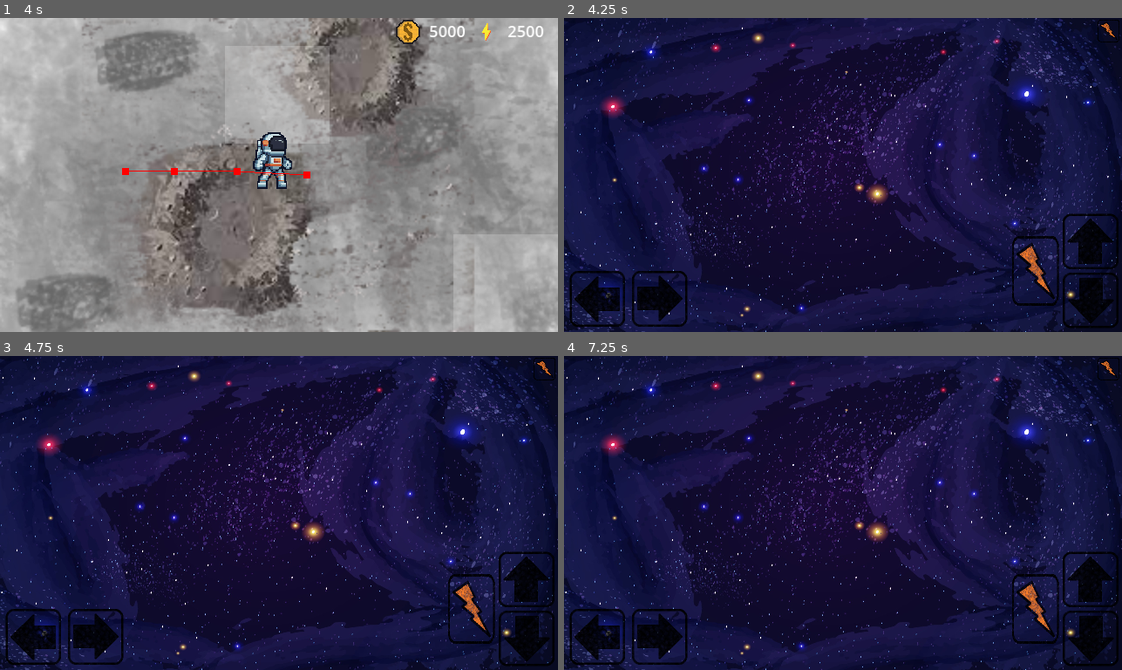
Above: before the commit, frames 1-4 (two rows, left to right).
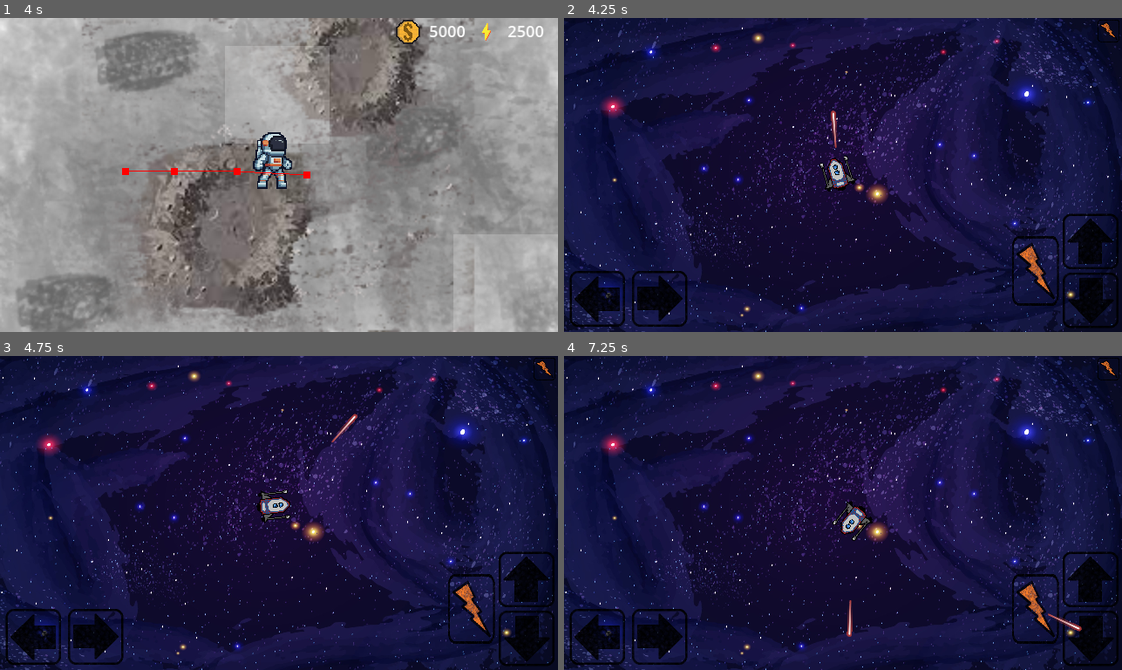
Above: after the commit, the same moments.

Repository: AmirKarma/MESSAG
Game: Godot game, scene res://Welt/world.tscn
Same seed, same stepped clock (60 frames per second), same inputs: the game is played once before the commit and once after it.
Inputs (mouse positions are in pixels of both pictures, inside the frame that each line leads up to):
- Up to frame 1 (4 s): move the mouse to (251, 237) at 0.52 s; hold Space (schuss) 0.53-1.28 s; hold Right (rechts) 0.53-2.03 s; tap Up (vor) at 0.8, 1.35, 3.05 s; move the mouse to (446, 222) at 1.27 s; tap Down (zurueck) at 1.55, 2.1, 3.8 s; move the mouse to (111, 127) at 2.02 s; hold Space (schuss) 2.03-2.78 s; hold Left (links) from 2.03 s (still down); move the mouse to (306, 175) at 2.77 s; click (306, 175) at 2.85 s; move the mouse to (195, 96) at 3.52 s; hold Space (schuss) from 3.53 s (still down)
- Up to frame 2 (4.25 s): keep holding Left (links); keep holding Space (schuss); tap M (debug) at 4.15 s
- Up to frame 3 (4.75 s): move the mouse to (401, 497) at 4.27 s; release Left (links) at 4.28 s; release Space (schuss) at 4.28 s; hold Right (rechts) from 4.28 s (still down); tap Up (vor) at 4.35 s; tap Space (schuss) at 4.55 s
- Up to frame 4 (7.25 s): keep holding Right (rechts); tap R (reset, bound only after the commit) at 4.9 s; move the mouse to (731, 528) at 5.02 s; tap Down (zurueck) at 5.1, 6.05 s; tap Up (vor) at 5.3, 6.6 s; move the mouse to (898, 443) at 5.77 s; tap Space (schuss) at 5.85 s; move the mouse to (815, 575) at 6.52 s; hold Space (schuss) from 6.53 s (still down)

Frame 1 is identical in both runs. In frame 2, 0.5% of the frame differs, in the area x 45-53%, y 29-56%; in frame 3, 0.5%; in frame 4, 0.6%, in the area x 48-93%, y 46-90%.

Commit message:
WarpAroundtheWorld+FloatingMovement+Accelerate&Break

Diff:
--- a/View/Minigame1/minigame_1.gd
+++ b/View/Minigame1/minigame_1.gd
@@ -1,9 +1,14 @@
 extends Node2D
 
+@onready var spieler_spawn_pos = $StartPosition
+@onready var schuss_container = $SchussContainer
+@onready var Kanone = $Kanone
+@onready var raumschiff = $Raumschiff
 
-# Called when the node enters the scene tree for the first time.
+
 func _ready():
-	pass # Replace with function body.
+	raumschiff.connect("kanonen_schuss", _spieler_kanonen_schuss)
+
 
 
 # Called every frame. 'delta' is the elapsed time since the previous frame.
@@ -12,3 +17,8 @@
 		var maingame = load("res://Welt/world.tscn").instantiate()
 		get_tree().unload_current_scene()
 		get_tree().change_scene_to_packed(maingame)
+	elif Input.is_action_just_pressed("reset"):
+		get_tree().reload_current_scene()
+
+func _spieler_kanonen_schuss(schuss):
+	Kanone.add_child(schuss)
--- a/View/Minigame1/minigame_1.tscn
+++ b/View/Minigame1/minigame_1.tscn
@@ -1,9 +1,10 @@
-[gd_scene load_steps=8 format=3 uid="uid://bfq6ogl4ncriu"]
+[gd_scene load_steps=9 format=3 uid="uid://bfq6ogl4ncriu"]
 
 [ext_resource type="Script" path="res://Minigame1/minigame_1.gd" id="1_47igm"]
 [ext_resource type="Texture2D" uid="uid://dkbeg86ngsply" path="res://Minigame1/2833063-leuchtend-schimmernder-weltraum-hintergrund-vektor.jpg" id="1_tw1b6"]
 [ext_resource type="Texture2D" uid="uid://bkx37m4vh0kys" path="res://Minigame1/Zurueck2.png" id="2_g36wf"]
 [ext_resource type="Texture2D" uid="uid://dd207v8nb6a44" path="res://Minigame1/Vor2.png" id="3_l1jfh"]
+[ext_resource type="PackedScene" uid="uid://g40na2y72ch1" path="res://Minigame1/raumschiff.tscn" id="3_ydnmk"]
 [ext_resource type="Texture2D" uid="uid://c71hyjyu75q1x" path="res://Minigame1/Links2.png" id="4_inhro"]
 [ext_resource type="Texture2D" uid="uid://5vnd8m0304ne" path="res://Minigame1/Rechts2.png" id="5_xg0e1"]
 [ext_resource type="Texture2D" uid="uid://uqyon1vc46nq" path="res://Minigame1/Schuss2.png" id="6_86lsl"]
@@ -15,6 +16,16 @@
 position = Vector2(160, 90)
 scale = Vector2(0.166667, 0.146461)
 texture = ExtResource("1_tw1b6")
+
+[node name="Raumschiff" parent="." instance=ExtResource("3_ydnmk")]
+position = Vector2(157, 90)
+
+[node name="StartPosition" type="Marker2D" parent="."]
+position = Vector2(157, 91)
+
+[node name="SchussContainer" type="Node2D" parent="."]
+
+[node name="Kanone" type="Node" parent="."]
 
 [node name="Touchzurück" type="TouchScreenButton" parent="."]
 position = Vector2(286, 146)
@@ -50,4 +61,4 @@
 position = Vector2(306, 1)
 scale = Vector2(0.1, 0.1)
 texture_normal = ExtResource("6_86lsl")
-action = "debug"
+action = "reset"
--- /dev/null
+++ b/View/Minigame1/raumschiff.gd
@@ -0,0 +1,65 @@
+extends CharacterBody2D
+
+signal kanonen_schuss(schuss)
+
+@export var speedplayer = 50
+@export var schuss_rate := 0.25
+
+@onready var Gun = $Gun
+
+var shot_szene = preload("res://Minigame1/schuss.tscn")
+
+var shot_cooldown := false
+
+@export var movementspeed := 4.0
+@export var maxspeed := 120.0
+@export var rotation_speed := 250.0
+@export var schwebeeffect := 0.5
+
+
+
+func _process(delta):
+	if Input.is_action_pressed("schuss"):
+		if !shot_cooldown:
+			shot_cooldown = true
+			schuss()
+			await get_tree().create_timer(schuss_rate).timeout
+			shot_cooldown = false
+
+func _physics_process(delta):
+
+		var direction = Vector2(0, Input.get_axis("vor", "zurueck"))
+		velocity += direction.rotated(rotation) * movementspeed
+		velocity = velocity.limit_length(maxspeed)
+
+		if direction.y == 0:
+			velocity = velocity.move_toward(Vector2.ZERO,schwebeeffect)
+
+		if Input.is_action_pressed("rechts"):
+			rotate(deg_to_rad(rotation_speed * delta))
+
+		if Input.is_action_pressed("links"):
+			rotate(deg_to_rad(-rotation_speed * delta))
+
+
+		move_and_slide()
+
+
+		var screen_size = get_viewport_rect().size
+		if global_position.y < 0:
+			global_position.y = screen_size.y
+
+		elif global_position.y > screen_size.y:
+			global_position.y = 0
+
+		if global_position.x < 0:
+			global_position.x = screen_size.x
+
+		elif global_position.x > screen_size.x:
+			global_position.x = 0
+
+func schuss():
+	var k = shot_szene.instantiate()
+	k.global_position = Gun.global_position
+	k.rotation = rotation
+	emit_signal("kanonen_schuss", k)
--- /dev/null
+++ b/View/Minigame1/raumschiff.tscn
@@ -0,0 +1,18 @@
+[gd_scene load_steps=3 format=3 uid="uid://g40na2y72ch1"]
+
+[ext_resource type="Script" path="res://Minigame1/raumschiff.gd" id="1_0evgc"]
+[ext_resource type="Texture2D" uid="uid://i4oyawtcj6bi" path="res://Minigame1/spaceshipone-spacecraft-pixel-art-pixel-art-633ca2c9272cccd441e55f3186f6cfe0.png" id="1_lph4x"]
+
+[node name="Raumschiff" type="CharacterBody2D"]
+script = ExtResource("1_0evgc")
+
+[node name="Sprite2D" type="Sprite2D" parent="."]
+scale = Vector2(0.0461538, 0.055)
+texture = ExtResource("1_lph4x")
+
+[node name="CollisionPolygon2D" type="CollisionPolygon2D" parent="."]
+position = Vector2(17.8871, -1.42155)
+polygon = PackedVector2Array(-19.8871, -8.57845, -15.8871, -8.57845, -15.8871, -7.57845, -12.8871, -4.57845, -12.8871, 1.42155, -11.8871, 2.42155, -11.8871, -7.57845, -11.8871, -7.57845, -9.88707, -7.57845, -9.88707, 5.42155, -7.88707, 7.42155, -9.88707, 7.42155, -9.88707, 9.42155, -11.8871, 9.42155, -11.8871, 7.42155, -12.8871, 7.42155, -12.8871, 8.42155, -14.8871, 9.42155, -15.8871, 10.4215, -18.8871, 10.4215, -20.8871, 9.42155, -22.8871, 8.42155, -22.8871, 7.42155, -23.8871, 7.42155, -23.8871, 9.42155, -25.8871, 9.42155, -25.8871, 8.42155, -26.8871, 7.42155, -27.8871, 7.42155, -25.8871, 5.42155, -25.8871, -7.57845, -23.8871, -7.57845, -23.8871, 3.42155, -22.8871, 1.42155, -22.8871, -4.57845, -19.8871, -7.57845)
+
+[node name="Gun" type="Node2D" parent="."]
+position = Vector2(0, -11)
--- /dev/null
+++ b/View/Minigame1/schuss.gd
@@ -0,0 +1,13 @@
+extends Area2D
+
+@export var schuss_geschw = 300
+
+var movement_vector := Vector2(0, -1)
+
+
+func _physics_process(delta):
+	global_position += movement_vector.rotated(rotation) * schuss_geschw * delta
+
+
+func _on_visible_on_screen_notifier_2d_screen_exited():
+	queue_free()
--- /dev/null
+++ b/View/Minigame1/schuss.tscn
@@ -0,0 +1,22 @@
+[gd_scene load_steps=4 format=3 uid="uid://th2ea82xp615"]
+
+[ext_resource type="Script" path="res://Minigame1/schuss.gd" id="1_xrdhj"]
+[ext_resource type="Texture2D" uid="uid://l767vdolyta3" path="res://Minigame1/laserRed01.png" id="2_u7mxh"]
+
+[sub_resource type="RectangleShape2D" id="RectangleShape2D_opgdf"]
+size = Vector2(4, 21.5)
+
+[node name="Schuss" type="Area2D"]
+script = ExtResource("1_xrdhj")
+
+[node name="Sprite2D" type="Sprite2D" parent="."]
+position = Vector2(0, -0.375001)
+scale = Vector2(0.333333, 0.393519)
+texture = ExtResource("2_u7mxh")
+
+[node name="VisibleOnScreenNotifier2D" type="VisibleOnScreenNotifier2D" parent="."]
+scale = Vector2(0.3, 0.35)
+
+[node name="CollisionShape2D" type="CollisionShape2D" parent="."]
+position = Vector2(0, -0.25)
+shape = SubResource("RectangleShape2D_opgdf")
--- a/View/project.godot
+++ b/View/project.godot
@@ -62,6 +62,15 @@
 "events": [Object(InputEventKey,"resource_local_to_scene":false,"resource_name":"","device":-1,"window_id":0,"alt_pressed":false,"shift_pressed":false,"ctrl_pressed":false,"meta_pressed":false,"pressed":false,"keycode":0,"physical_keycode":32,"key_label":0,"unicode":32,"echo":false,"script":null)
 ]
 }
+reset={
+"deadzone": 0.5,
+"events": [Object(InputEventKey,"resource_local_to_scene":false,"resource_name":"","device":-1,"window_id":0,"alt_pressed":false,"shift_pressed":false,"ctrl_pressed":false,"meta_pressed":false,"pressed":false,"keycode":0,"physical_keycode":82,"key_label":0,"unicode":114,"echo":false,"script":null)
+]
+}
+
+[input_devices]
+
+pointing/emulate_touch_from_mouse=true
 
 [rendering]
 
Binary file added: View/Minigame1/laserRed01.png
Not shown, added: View/Minigame1/laserRed01.png.import
Binary file added: View/Minigame1/spaceshipone-spacecraft-pixel-art-pixel-art-633ca2c9272cccd441e55f3186f6cfe0.png
Not shown, added: View/Minigame1/spaceshipone-spacecraft-pixel-art-pixel-art-633ca2c9272cccd441e55f3186f6cfe0.png.import
